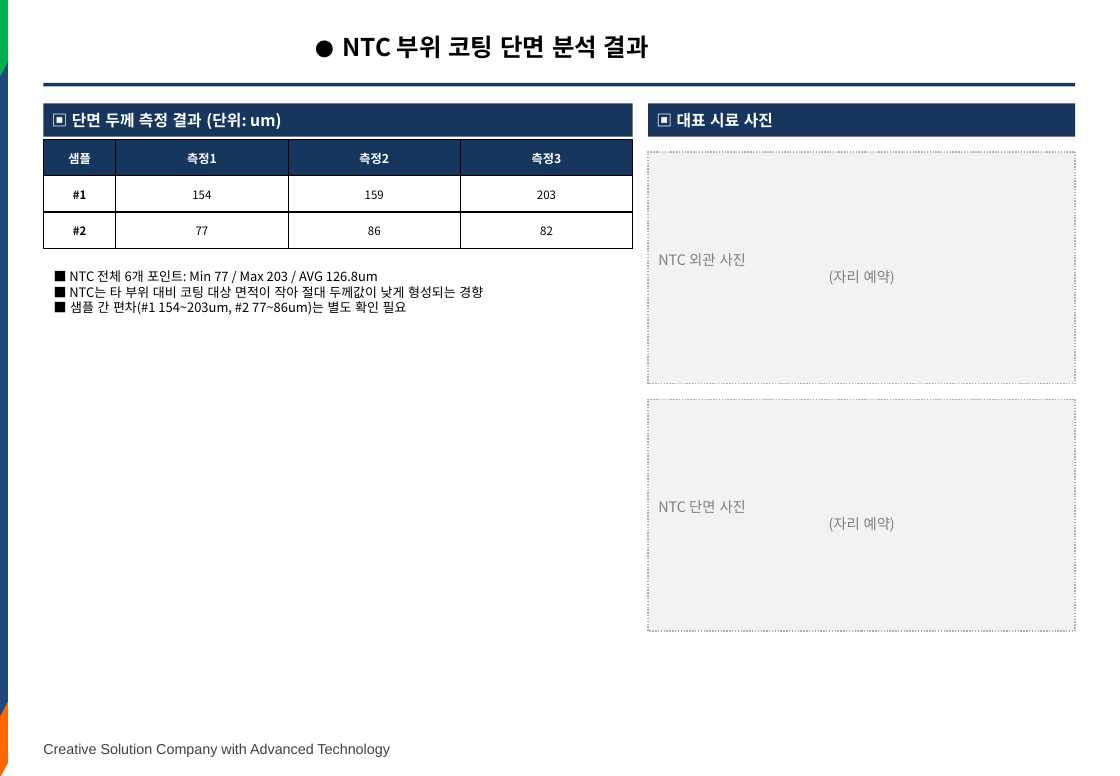
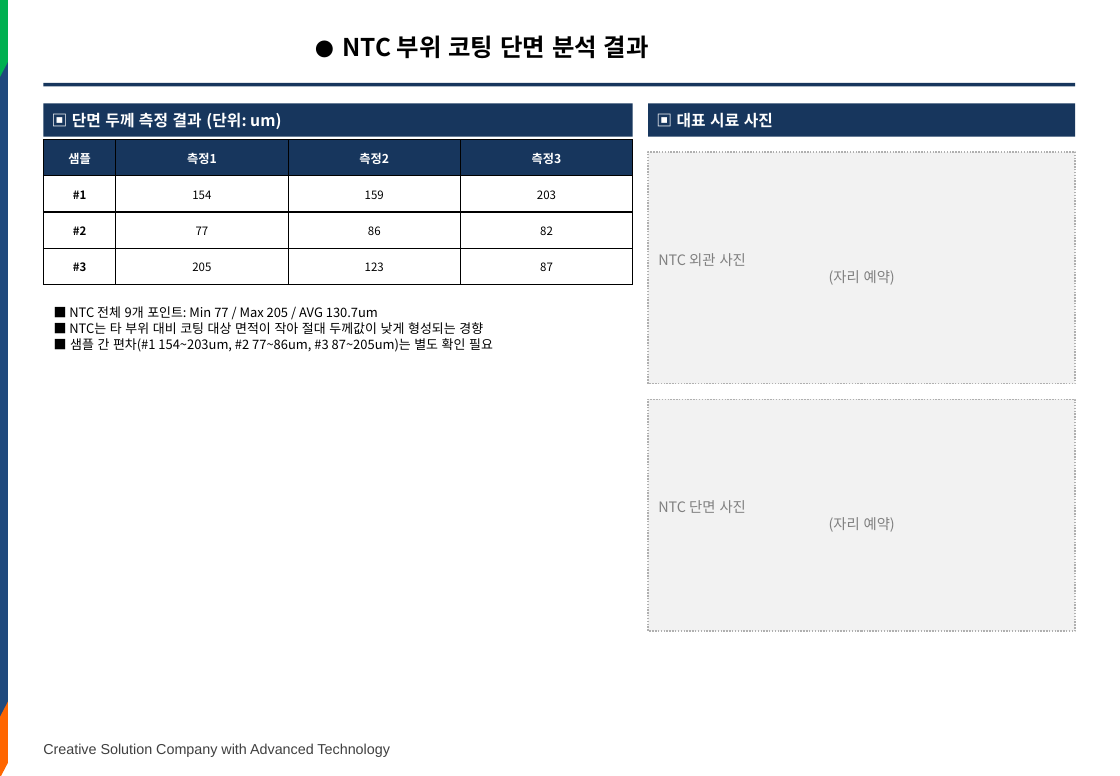
Before and after one commit to hyunsun901219/kingbambbang, a slide deck: slide 6 of docs/SX3K-코팅섹션-분석결과.pptx. Drawn at 1120x776 pixels with LibreOffice and Linux fonts; fonts in the diff are those of the drawing; background and template pictures are left out. Boxes give left, top, right and bottom in pixels: in the first picture for what was removed or moved away, otherwise in the second. Text is boxed around its words. In the diff, an @@ line names an element or a change of style, - is before the commit and + after.

```diff
--- a/docs/SX3K-코팅섹션-분석결과.pptx
+++ b/docs/SX3K-코팅섹션-분석결과.pptx
@@ table at box(43, 140, 634, 284) @@
+row 4: #3 | 205 | 123 | 87
@@ text "■ NTC 전체 9개 포인트: ...": place and size @@
-text "■ NTC 전체 9개 포인트: ..." at box(69, 270, 483, 315)
+text "■ NTC 전체 9개 포인트: ..." at box(69, 306, 493, 352)
@@ text at box(69, 306, 378, 318): text changed @@
-■ NTC 전체 6개 포인트: Min 77 / Max 203 / AVG 126.8um
+■ NTC 전체 9개 포인트: Min 77 / Max 205 / AVG 130.7um
@@ text at box(70, 338, 493, 352): text changed @@
-■ 샘플 간 편차(#1 154~203um, #2 77~86um)는 별도 확인 필요
+■ 샘플 간 편차(#1 154~203um, #2 77~86um, #3 87~205um)는 별도 확인 필요
```
Also in this commit, not shown: 2 other slides changed, 1 other file.
